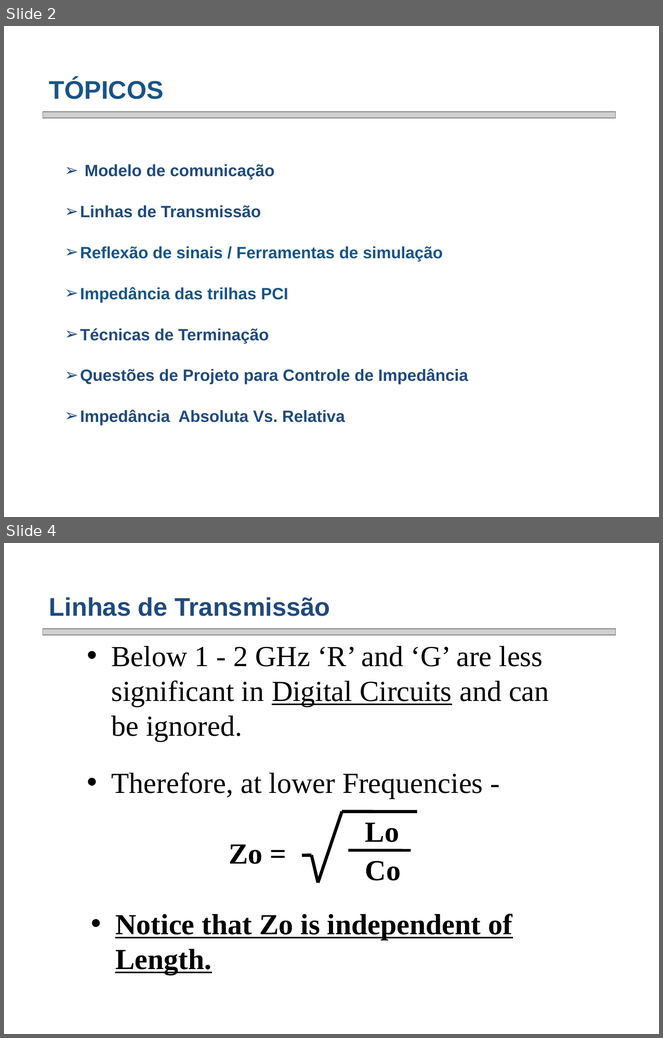
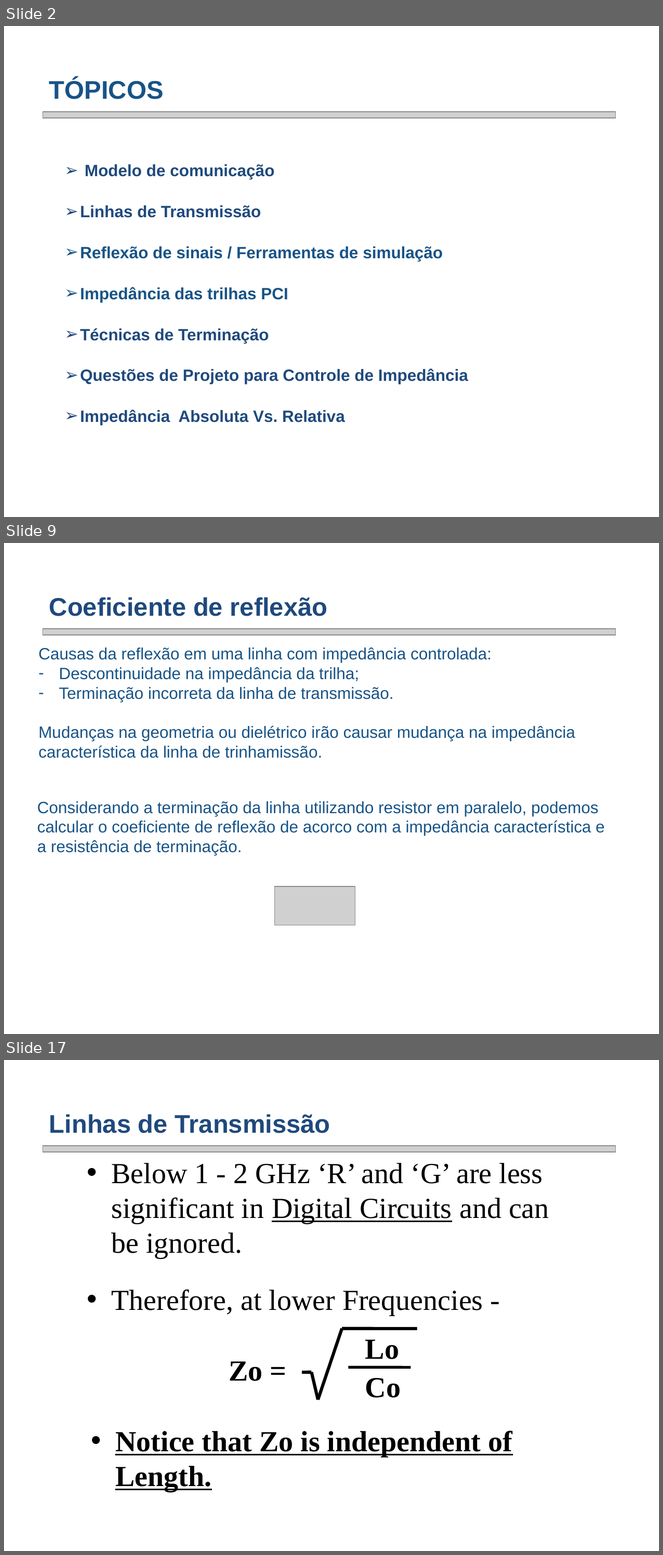
Before and after one commit to smarley2/PSE, a slide deck: Apresentação PSE/Transmission Lines PCB signal Integrity-draft.pptx. Shown one above the other, each under a label of ours: slides 2 and 4 before the commit, slides 2, 9 and 17 after it; the slides between them are not shown. The pictures are 663x1038 and 663x1555 pixels, drawn with LibreOffice and Linux fonts; fonts in the diff are those of the drawing; grey boxes stand for pictures; background and template pictures are left out. Boxes give left, top, right and bottom in pixels: in the first picture for what was removed or moved away, otherwise in the second. Text is boxed around its words. In the diff, an @@ line names an element or a change of style, - is before the commit and + after.

Commit message:
Atualizado apresentação. adicionado programa para simular a linha de transmissão.

```diff
--- a/Apresentação PSE/Transmission Lines PCB signal Integrity-draft.pptx
+++ b/Apresentação PSE/Transmission Lines PCB signal Integrity-draft.pptx
@@ slide 9 added at (4,543,659,1034), background picture (left out) @@
@@ text added at (49,597,328,616), 28 pt, text #1F497D, bold @@
+Coeficiente de reflexão
@@ picture added at (42,629,616,636) @@
@@ text added at (38,648,575,758), 18 pt, text #175386 @@
+  Causas da reflexão em uma linha com impedância controlada:
+  – Descontinuidade na impedância da trilha;
+  – Terminação incorreta da linha de transmissão.
+  Mudanças na geometria ou dielétrico irão causar mudança na impedância característica da linha de trinhamissão.
@@ text added at (37,801,605,856), 18 pt, text #175386 @@
+  Considerando a terminação da linha utilizando resistor em paralelo, podemos calcular o coeficiente de reflexão de acorco com a impedância característica e a resistência de terminação.
@@ picture added at (274,887,355,926) @@
@@ what was slide 4 is now slide 17 @@
```
Also in this commit, not shown: 13 other slides added, 1 slide removed, 1 other file.
